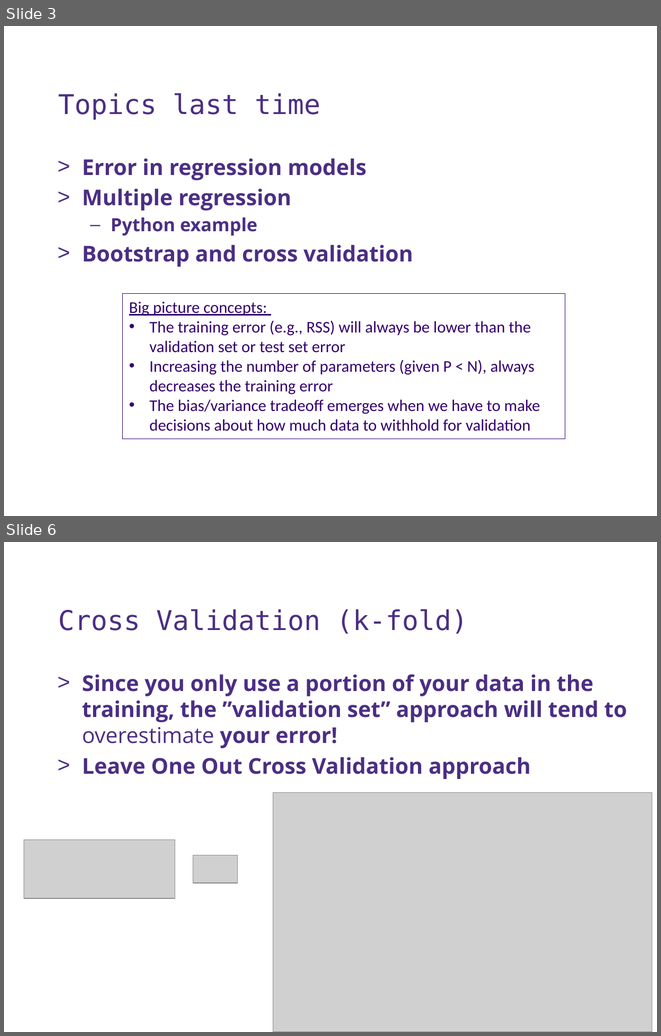
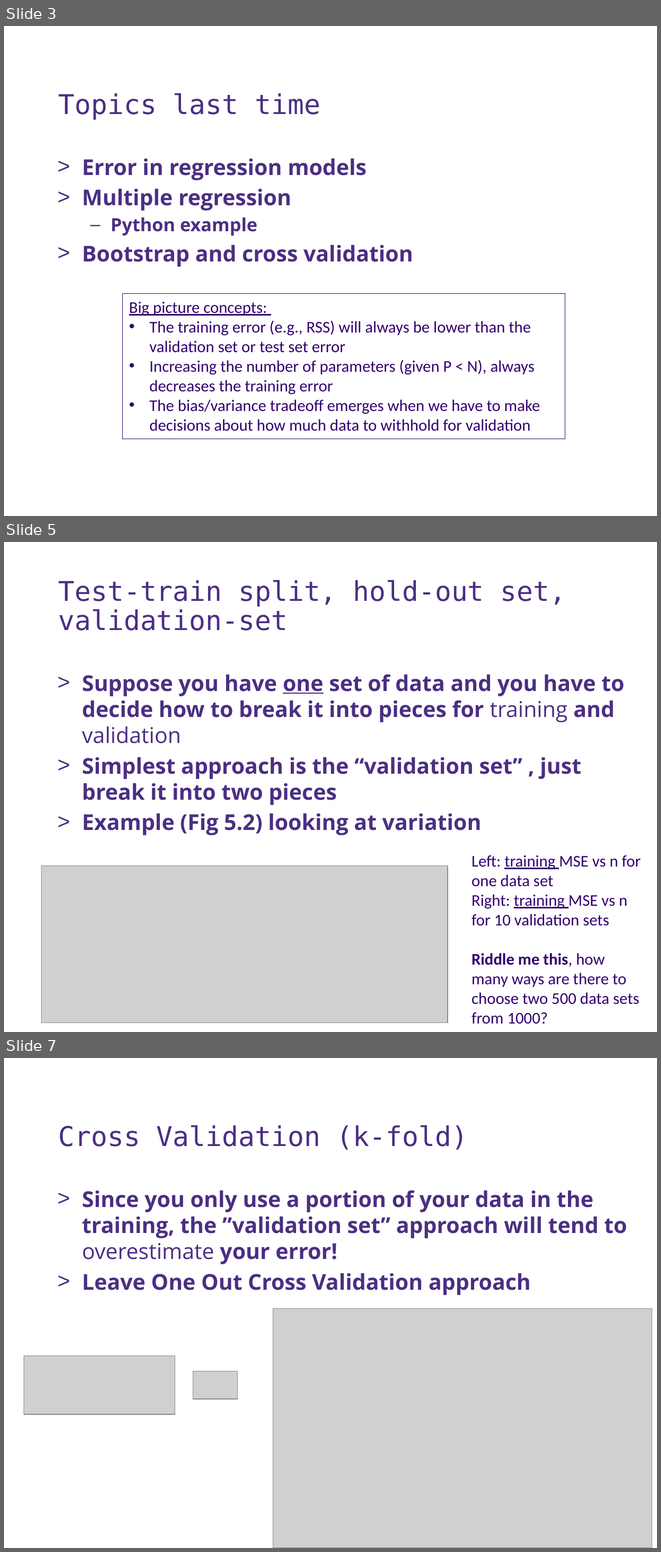
Before and after one commit to UWDIRECT/UWDIRECT.github.io, a slide deck: Wi18_content/DSMCER/L11.SubsetsRegularlization.pptx. Shown one above the other, each under a label of ours: slides 3 and 6 before the commit, slides 3, 5 and 7 after it; the slides between them are not shown. The pictures are 661x1036 and 661x1552 pixels, drawn with LibreOffice and Linux fonts; fonts in the diff are those of the drawing; grey boxes stand for pictures; background and template pictures are left out. Boxes give left, top, right and bottom in pixels: in the first picture for what was removed or moved away, otherwise in the second. Text is boxed around its words. In the diff, an @@ line names an element or a change of style, - is before the commit and + after.

```diff
--- a/Wi18_content/DSMCER/L11.SubsetsRegularlization.pptx
+++ b/Wi18_content/DSMCER/L11.SubsetsRegularlization.pptx
@@ slide 5 added at (x1=4, y1=542, x2=657, y2=1032), background #FFFFFF @@
@@ text added at (x1=59, y1=580, x2=566, y2=631), 30 pt, text #4B2E83 @@
+Test-train split, hold-out set, validation-set
@@ text added at (x1=82, y1=674, x2=624, y2=835), 24 pt, text #4B2E83, bold @@
+> Suppose you have one set of data and you have to decide how to break it into pieces for training and validation
+> Simplest approach is the “validation set” , just break it into two pieces
+> Example (Fig 5.2) looking at variation
@@ text added at (x1=471, y1=855, x2=641, y2=1024), 18 pt, text #33006F @@
+Left: training MSE vs n for one data set
+Right: training MSE vs n for 10 validation sets
+Riddle me this, how many ways are there to choose two 500 data sets from 1000?
@@ picture added at (x1=41, y1=866, x2=448, y2=1023) @@
@@ what was slide 6 is now slide 7 @@
```
Also in this commit, not shown: 8 slides changed, 7 other slides added.
